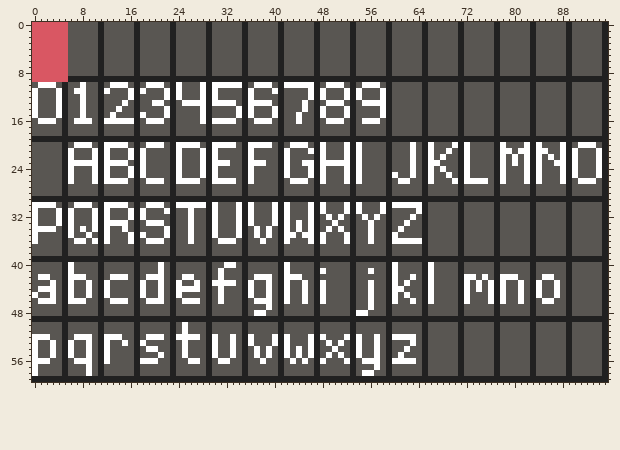
One commit to this pixel-art file: .files/elements/pixelfont.aseprite. That is the earlier state.
96x60 pixels, 1 frame.
The same view after the edit:
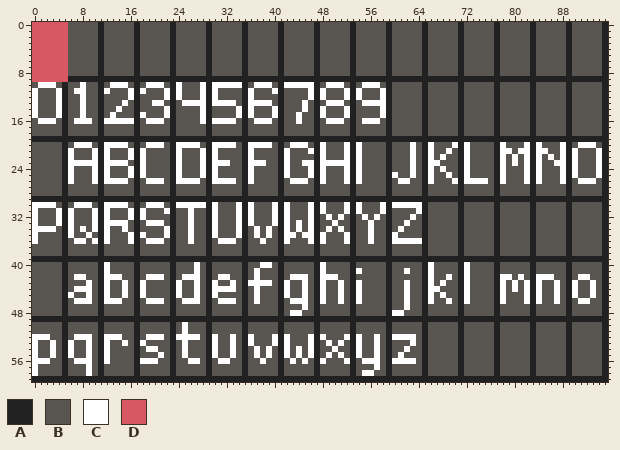
Palette (. is transparent): A #212121  B #595652  C #ffffff  D #d95763
Changes in this commit:
Layer "Layer 1":
y 40: x 6 C -> B; x 12 B -> C; x 21 C -> B; x 27 B -> C; x 32..33 CC -> BB; x 38..39 BB -> CC; x 42 C -> B; x 48 B -> C; x 60 C -> B; x 72 B -> C
y 41: x 6 C -> B; x 12 B -> C; x 21 C -> B; x 27 B -> C; x 31 C -> B; x 37 B -> C; x 42 C -> B; x 54 B -> C; x 56 C -> B; x 60 C -> B; x 62 B -> C; x 72 B -> C
y 42: x 1..2 CC -> BB; x 6 C -> B; x 12 B -> C; x 15 C -> B; x 27 B -> C; x 32 B -> C; x 38..39 CC -> BB; x 42 C -> B; x 45 B -> C; x 48..50 BBB -> CCC; x 60 C -> B; x 63 C -> B; x 69 B -> C; x 73 C -> B; x 75 C -> B; x 80..81 CB -> BC; x 84 B -> C; x 91..92 BB -> CC
y 43: x 3 C -> B; x 6 C -> B; x 15 B -> C; x 21 C -> B; x 31..32 CC -> BB; x 37..38 BB -> CC; x 51 B -> C; x 54 B -> C; x 56 C -> B; x 60 C -> B; x 68 B -> C; x 74 C -> B; x 76 C -> B; x 80..82 BCB -> CBC; x 90 B -> C; x 93 B -> C
y 44: x 1..3 CCC -> BBB; x 6..8 CBB -> BCC; x 15 B -> C; x 21 C -> B; x 25..26 CC -> BB; x 30 B -> C; x 32..33 BB -> CC; x 36..37 CB -> BC; x 39 C -> B; x 51 B -> C; x 54 B -> C; x 56 C -> B; x 60..62 CCB -> BBC; x 67 B -> C; x 74 C -> B; x 76 C -> B; x 80..82 BCB -> CBC; x 90 B -> C; x 93 B -> C
y 45: x 0 C -> B; x 3 C -> B; x 15 B -> C; x 21 C -> B; x 27 B -> C; x 30..31 BC -> CB; x 36..37 CB -> BC; x 39 C -> B; x 51 B -> C; x 54 B -> C; x 56 C -> B; x 60 C -> B; x 68 B -> C; x 76 C -> B; x 81..82 CB -> BC; x 90 B -> C; x 93 B -> C
y 46: x 1..3 CCC -> BBB; x 6 C -> B; x 9 B -> C; x 12 B -> C; x 15 C -> B; x 32..33 BB -> CC; x 38..39 CC -> BB; x 42..44 CBB -> BCC; x 51 B -> C; x 54 B -> C; x 56 C -> B; x 60 C -> B; x 62..63 BC -> CB; x 69 B -> C; x 76 C -> B; x 81..82 CB -> BC; x 84..87 BCCB -> CBBC; x 91..92 BB -> CC
y 47: x 39 C -> B; x 45 B -> C; x 56 C -> B; x 62 B -> C
y 48: x 37..38 CC -> BB; x 43..44 BB -> CC; x 54..55 CC -> BB; x 60..61 BB -> CC
